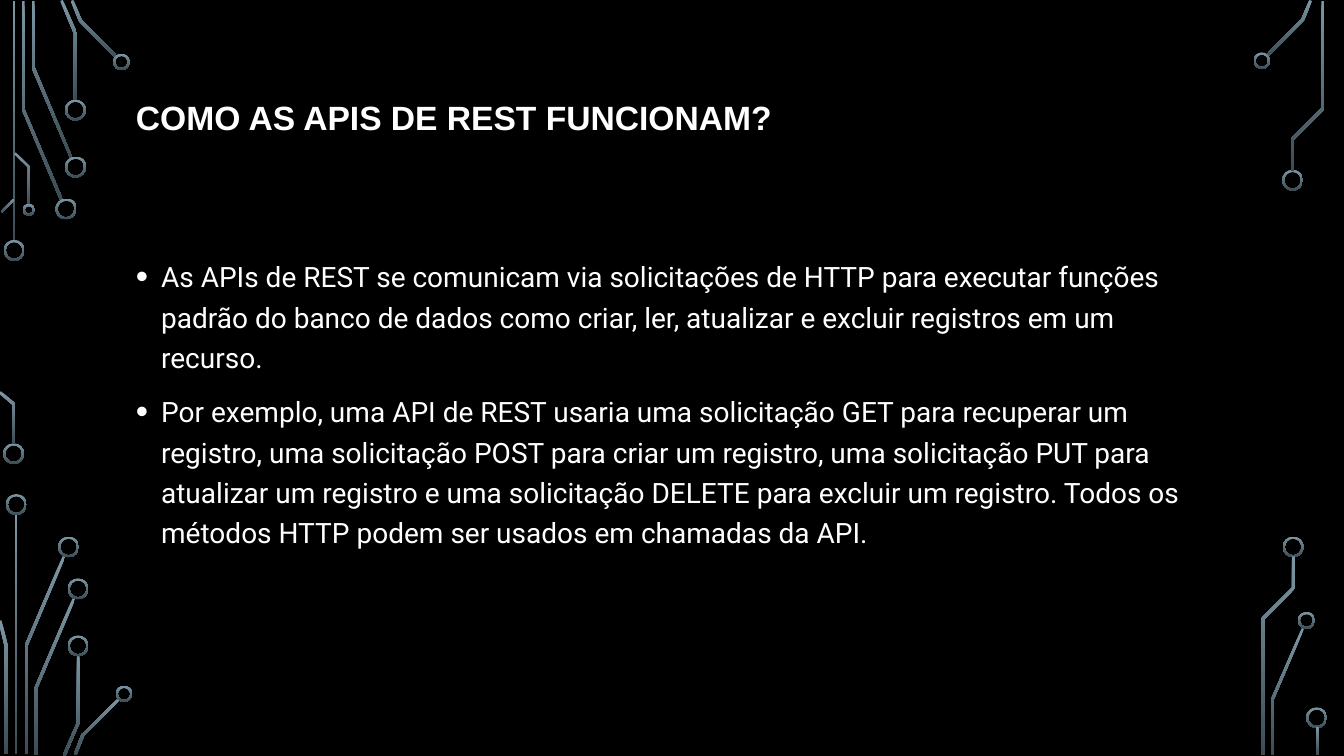
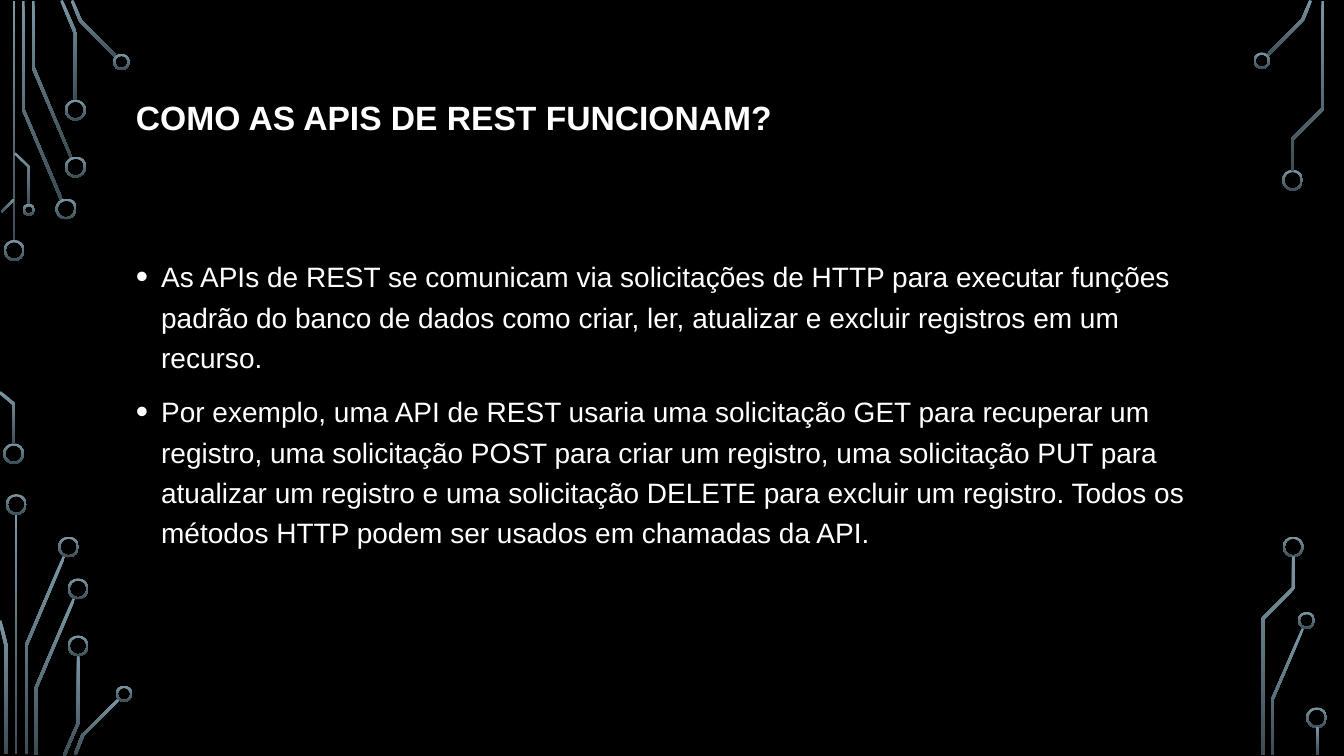
Before and after one commit to Arthur-Prates/EAD-21-02-24, a slide deck: slide 5 of PNEAD.pptx. Drawn at 1344x756 pixels with LibreOffice and Linux fonts; fonts in the diff are those of the drawing; background and template pictures are left out. Boxes give left, top, right and bottom in pixels: in the first picture for what was removed or moved away, otherwise in the second. Text is boxed around its words. In the diff, an @@ line names an element or a change of style, - is before the commit and + after.

```diff
--- a/PNEAD.pptx
+++ b/PNEAD.pptx
@@ text "As APIs de REST se ..." at (161, 266, 1184, 548): font Roboto to Arial @@
```
Also in this commit, not shown: 5 other slides changed.
